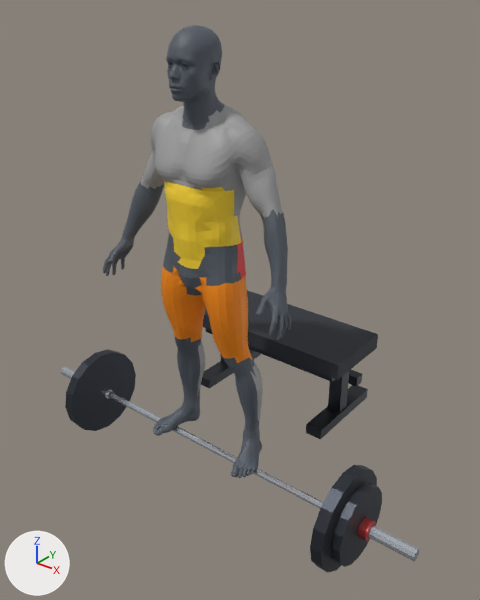
One commit to the Blender file assets_3d/source_blend/glutes_barbell_hip_thrust.blend: the scene before it, then after it.
Before and after are seen from a 50 mm lens placed at (1.65, -1.82, 1.93), pointed at (0.01, 0.22, 0.66). The lights are fixed; the arrows at lower left show +X, +Y and +Z. The first picture is the older version.

Script lines for the objects in view, before the commit:
```python
ob_body_joints_hands_feet = bpy.data.objects.new('Body_Joints_Hands_Feet', me_body_joints_hands_feet)
ob_body_joints_hands_feet.location = (0.0, 0.0, 0.0)
ob_equip_hipthrustbench = bpy.data.objects.new('Equip_HipThrustBench', me_equip_hipthrustbench)
ob_equip_hipthrustbench.parent = ob_floor_origin
ob_equip_hipthrustbench.location = (0.0, 0.0, 0.0)
ob_mesh_muscle_abs_core = bpy.data.objects.new('Mesh_Muscle_Abs_Core', me_mesh_muscle_abs_core)
ob_mesh_muscle_abs_core.location = (0.0, 0.0, 0.0)
ob_mesh_muscle_quads = bpy.data.objects.new('Mesh_Muscle_Quads', me_mesh_muscle_quads)
ob_mesh_muscle_quads.location = (0.0, 0.0, 0.0)
# also in view: 'Mesh_Muscle_Shoulders' at (0.0, 0.04, 1.39); 'Mesh_Muscle_Chest' at (0.0, -0.04, 1.34); 'Mesh_Muscle_Biceps' at (0.0, 0.01, 1.24); 'Mesh_Muscle_Traps' at (0.0, 0.05, 1.41); 'Equip_Barbell' at (0.0, 0.0, 0.0)
```
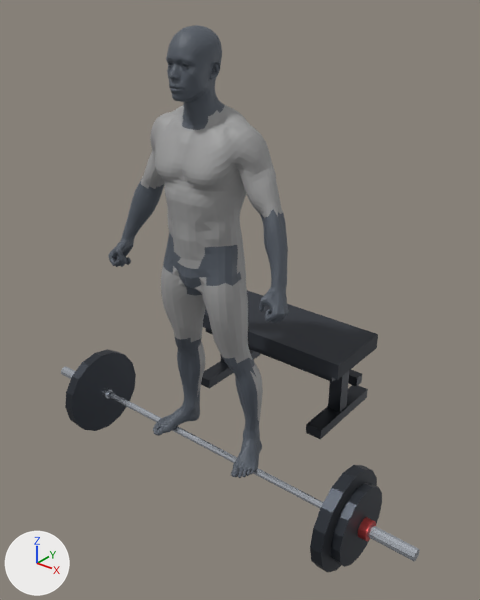
What the commit changed:
Material 'Mat_Muscle_Abs_Core' (mat_mat_muscle_abs_core) changes colour from yellow #fdd730 to grey #9e9e9e; in linear values from (0.98, 0.68, 0.03) to (0.341, 0.341, 0.341).
Material 'Mat_Muscle_Quads' (mat_mat_muscle_quads) changes colour from orange #f98b00 to grey #9e9e9e; in linear values from (0.95, 0.26, 0.0) to (0.341, 0.341, 0.341).
me_body_joints_hands_feet is used by ob_body_joints_hands_feet; location (0.0, 0.0, 0.0).
me_body_joints_hands_feet had 2846 vertices, 3774 faces and spanned x -0.464..0.464, y -0.153..0.146, z 0.0..1.464.
me_body_joints_hands_feet now has 2897 vertices, 3770 faces and spans x -0.456..0.456, y -0.121..0.146, z 0.0..1.465.
me_body_joints_hands_feet part 1: 23 vertices moved from x -0.445..-0.378, y -0.114..-0.022, z 0.793..0.914 to x -0.451..-0.373, y -0.111..-0.022, z 0.821..0.914; 325 vertices removed from x -0.464..-0.329, y -0.152..0.041, z 0.756..1.12; 361 vertices added at x -0.456..-0.334, y -0.121..0.037, z 0.796..1.117.
me_body_joints_hands_feet part 2: 18 vertices moved from x 0.179..0.445, y -0.118..-0.021, z 0.825..0.914 to x 0.181..0.445, y -0.117..-0.02, z 0.825..0.915; 327 vertices removed from x 0.285..0.464, y -0.153..0.071, z 0.756..1.112; 369 vertices added at x 0.289..0.456, y -0.121..0.071, z 0.796..1.104.
Other edits to the shape of me_body_joints_hands_feet do not show in these pictures.

Boxes (x1, y1, x2, y2) around the edits, measured in the pictures (480 x 600 px; the box of a moved part takes in the faces that stretch with it):
'Body_Joints_Hands_Feet', reshaped
    before: (103, 119, 291, 478)
    after: (108, 119, 289, 478)
'Mesh_Muscle_Quads', recoloured (orange to grey)
    both: (161, 265, 249, 363)
'Mesh_Muscle_Abs_Core', recoloured (yellow to grey)
    both: (162, 178, 241, 269)
part 1 of me_body_joints_hands_feet, moved or reshaped
    before: (103, 191, 150, 276)
    after: (108, 191, 150, 267)
part 2 of me_body_joints_hands_feet, moved or reshaped
    before: (226, 238, 291, 340)
    after: (226, 238, 289, 323)
